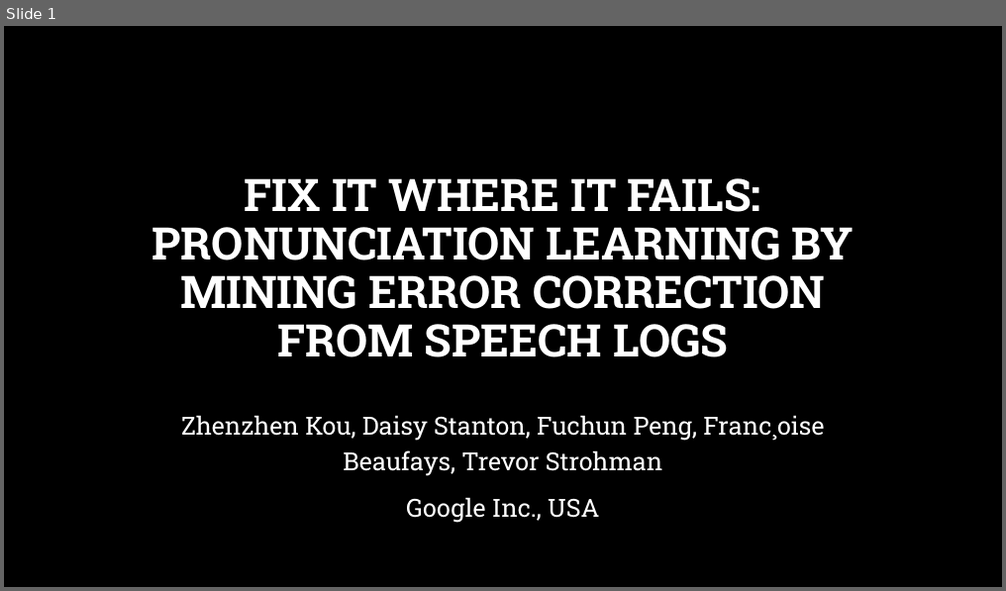
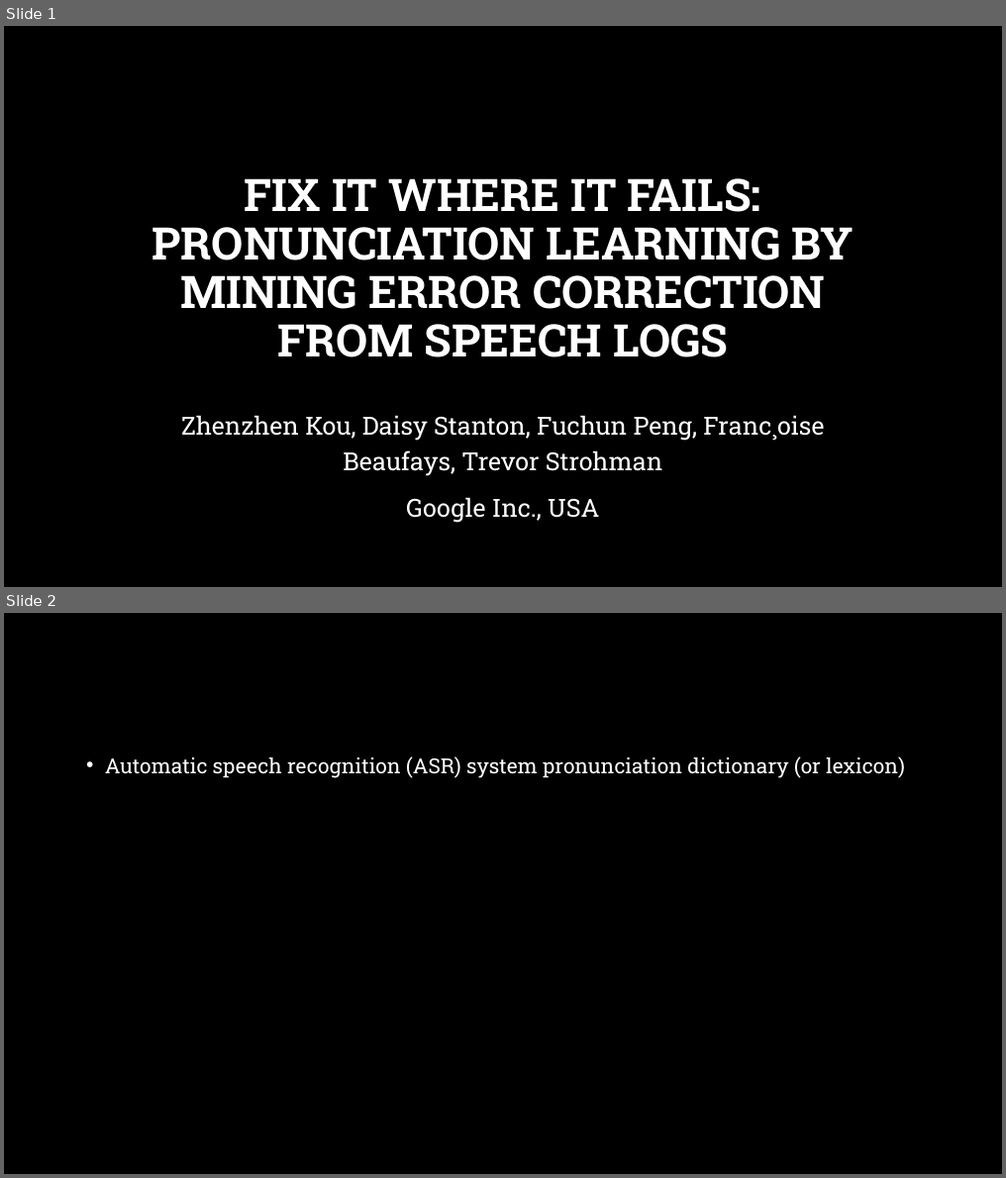
Before and after one commit to msnyde8/COSC757, a slide deck: Assignments/ArticleSummary/ArticleSummarySlides-MJS.pptx. Shown one above the other, each under a label of ours: slide 1 before the commit, slides 1 and 2 after it. The pictures are 1006x591 and 1006x1178 pixels, drawn with LibreOffice and Linux fonts; fonts in the diff are those of the drawing; background and template pictures are left out. Boxes give left, top, right and bottom in pixels: in the first picture for what was removed or moved away, otherwise in the second. Text is boxed around its words. In the diff, an @@ line names an element or a change of style, - is before the commit and + after.

```diff
--- a/Assignments/ArticleSummary/ArticleSummarySlides-MJS.pptx
+++ b/Assignments/ArticleSummary/ArticleSummarySlides-MJS.pptx
@@ slide 2 added at <box>4,613,1002,1174</box>, background picture (left out) @@
@@ text added at <box>105,757,905,778</box>, 20 pt, text #FFFFFF @@
+• Automatic speech recognition (ASR) system pronunciation dictionary (or lexicon)
```
Also in this commit, not shown: 1 slide changed, 6 other slides added, 3 slides removed, 2 other files.
